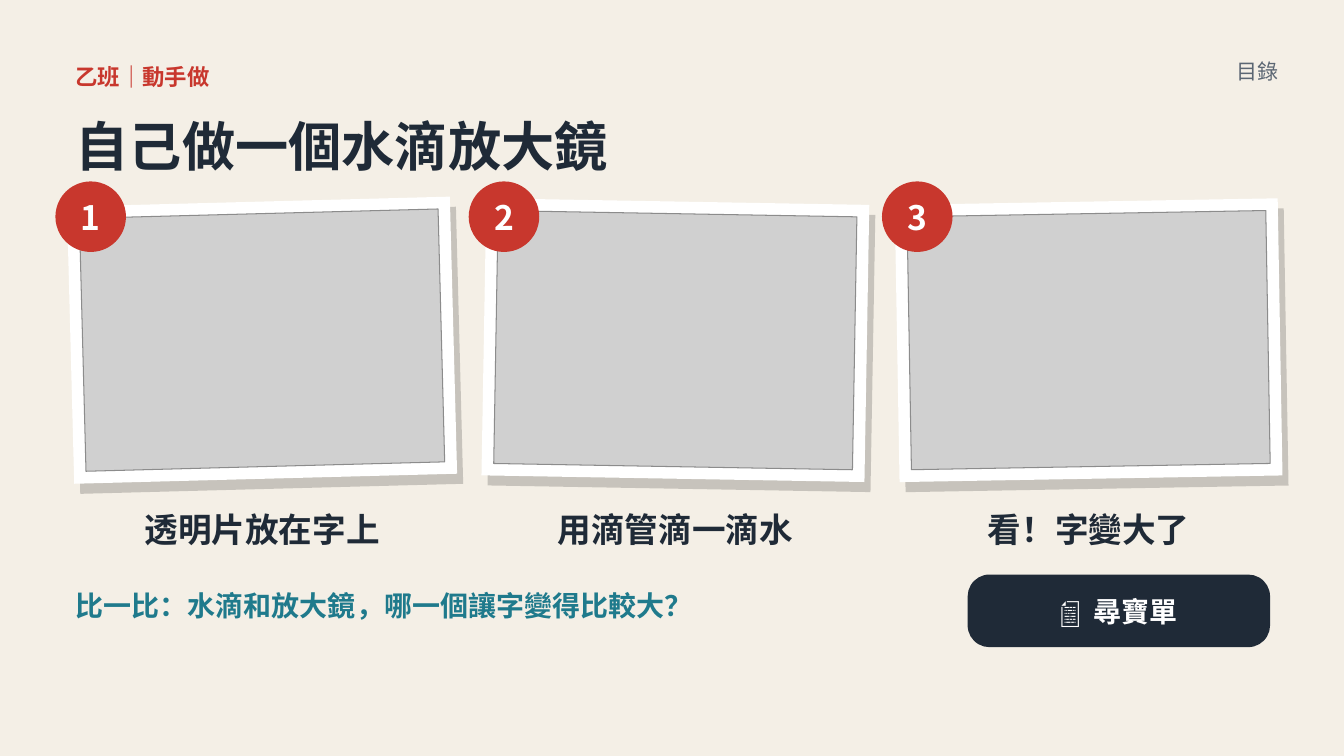
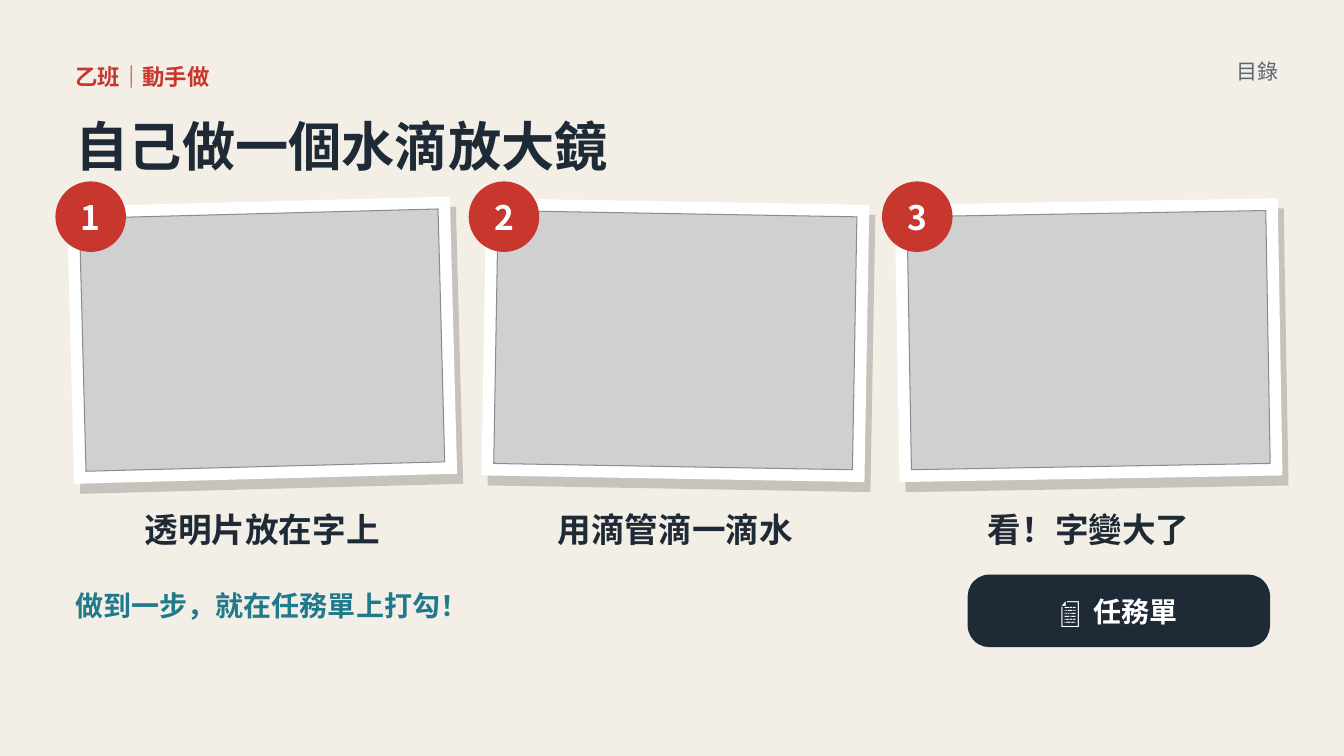
Before and after one commit to classtools1020/classtools1020.github.io, a slide deck: slide 24 of light-refract/1016/slides.pptx (slide 25 before the commit). Drawn at 1344x756 pixels with LibreOffice and Linux fonts; fonts in the diff are those of the drawing; grey boxes stand for pictures. Boxes give left, top, right and bottom in pixels: in the first picture for what was removed or moved away, otherwise in the second. Text is boxed around its words. In the diff, an @@ line names an element or a change of style, - is before the commit and + after.

```diff
--- a/light-refract/1016/slides.pptx
+++ b/light-refract/1016/slides.pptx
@@ text at <box>76,592,469,620</box>: text changed @@
-比一比：水滴和放大鏡，哪一個讓字變得比較大？
+做到一步，就在任務單上打勾！
@@ text in rounded rectangle at <box>1093,598,1177,625</box>: text changed @@
-📄 尋寶單
+📄 任務單
```
Also in this commit, not shown: 5 other slides changed, 1 slide added, 3 slides removed, 2 other files.
